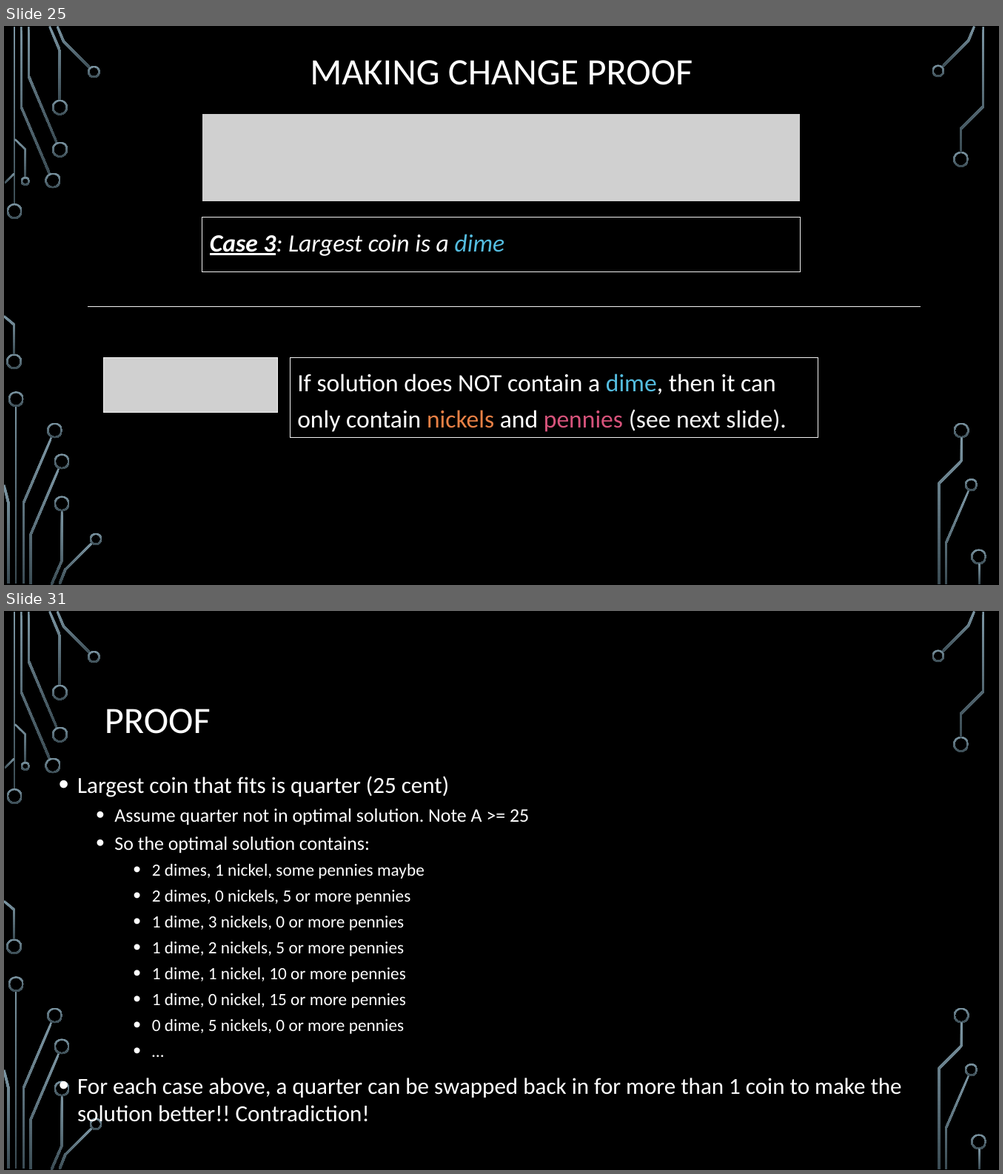
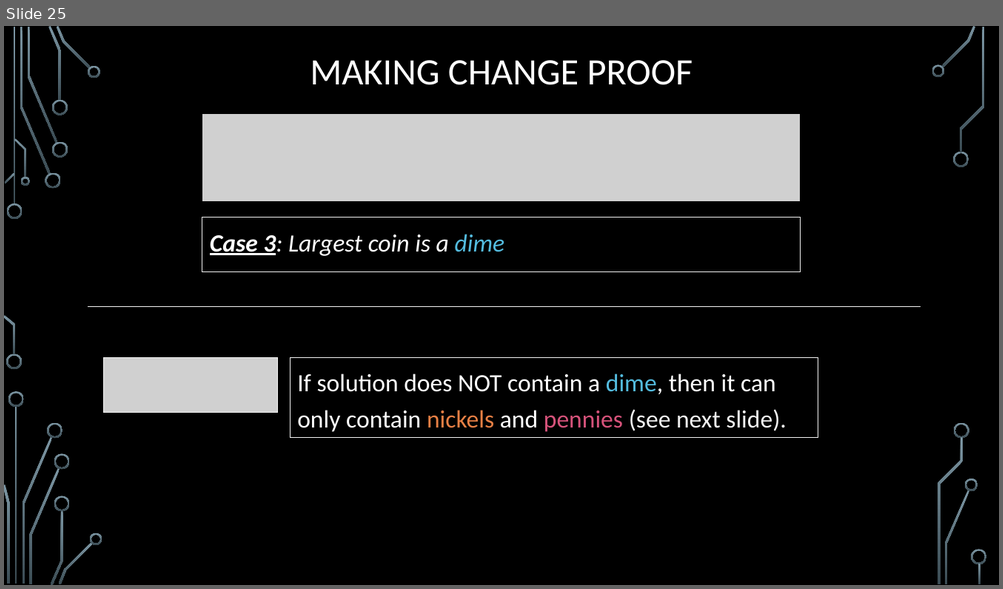
Before and after one commit to markfloryan/dsa2, a slide deck: slides/04-1-GreedyIntroChange.pptx. Shown one above the other, each under a label of ours: slides 25 and 31 before the commit, slide 25 after it; the slides between them are not shown. The pictures are 1003x1174 and 1003x589 pixels, drawn with LibreOffice and Linux fonts; fonts in the diff are those of the drawing; grey boxes stand for pictures; background and template pictures are left out. Boxes give left, top, right and bottom in pixels: in the first picture for what was removed or moved away, otherwise in the second. Text is boxed around its words. In the diff, an @@ line names an element or a change of style, - is before the commit and + after.

```diff
--- a/slides/04-1-GreedyIntroChange.pptx
+++ b/slides/04-1-GreedyIntroChange.pptx
@@ slide 31 removed at <box>4,611,999,1170</box>, background picture (left out); not listed: 36 template elements that a slide beside it also shows @@
@@ title removed at <box>105,709,210,734</box> @@
-PROOF
@@ text removed at <box>77,776,902,1128</box> @@
-• Largest coin that fits is quarter (25 cent)
-  • Assume quarter not in optimal solution. Note A >= 25
-  • So the optimal solution contains:
-    • 2 dimes, 1 nickel, some pennies maybe
-    • 2 dimes, 0 nickels, 5 or more pennies
-    • 1 dime, 3 nickels, 0 or more pennies
-    • 1 dime, 2 nickels, 5 or more pennies
-    • 1 dime, 1 nickel, 10 or more pennies
-    • 1 dime, 0 nickel, 15 or more pennies
-    • 0 dime, 5 nickels, 0 or more pennies
-    • …
-• For each case above, a quarter can be swapped back in for more than 1 coin to make the solution better!! Contradiction!
```
Also in this commit, not shown: 4 slides changed, 11 slides added, 5 other slides removed, 13 other files.
